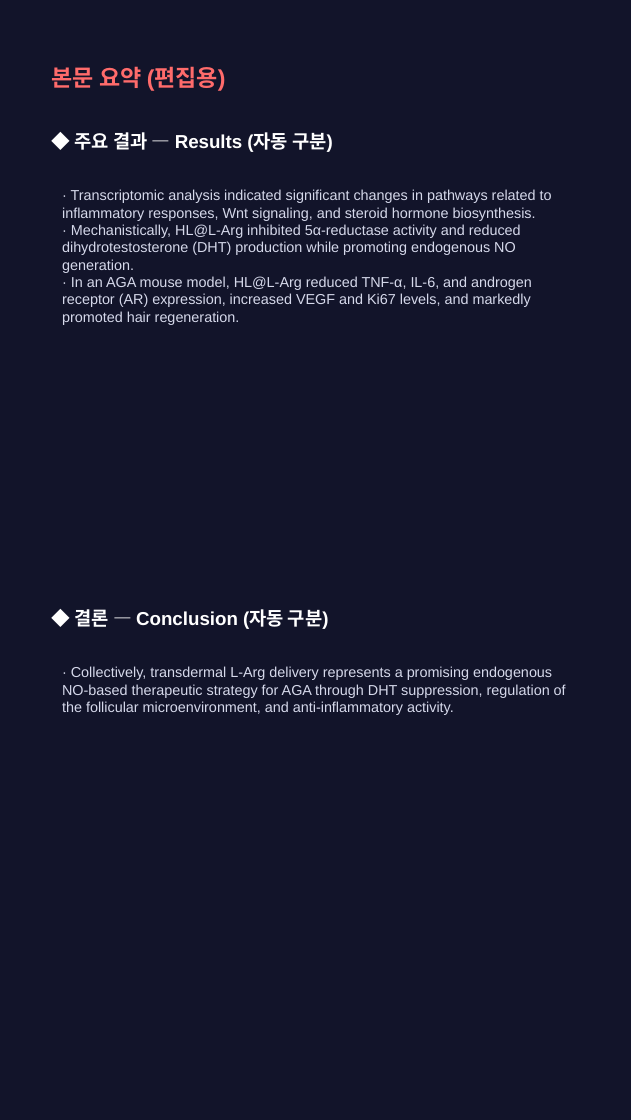
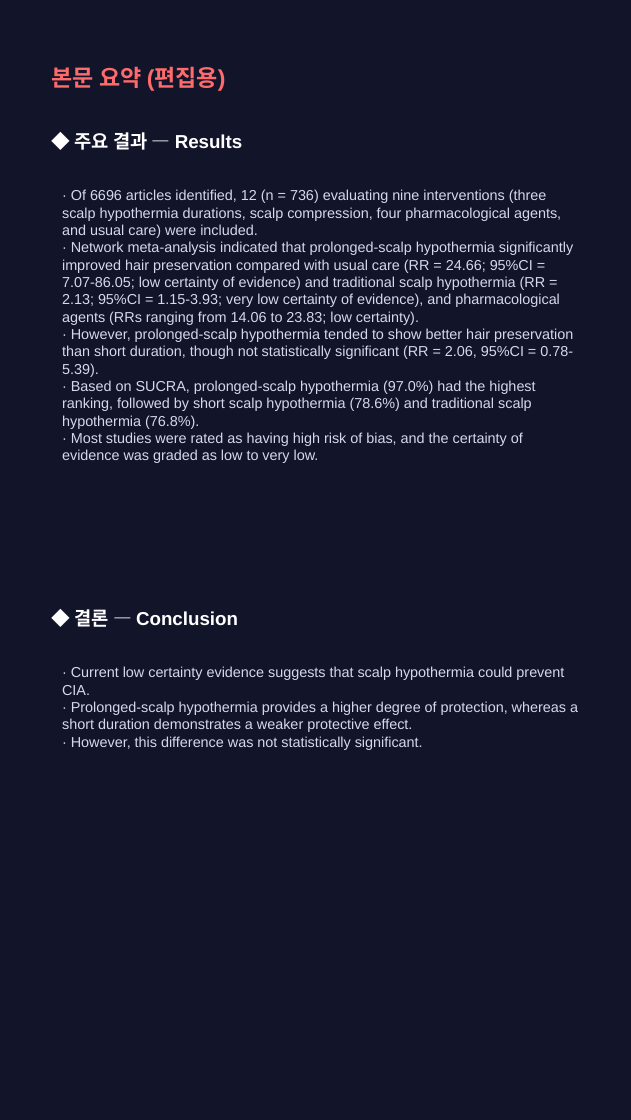
Before and after one commit to hyokang2010-BJ-ANTH/product-builder-test, a slide deck: slide 8 of pwa/data/latest/slides.pptx. Drawn at 631x1120 pixels with LibreOffice and Linux fonts; fonts in the diff are those of the drawing. Boxes give left, top, right and bottom in pixels: in the first picture for what was removed or moved away, otherwise in the second. Text is boxed around its words. In the diff, an @@ line names an element or a change of style, - is before the commit and + after.

```diff
--- a/pwa/data/latest/slides.pptx
+++ b/pwa/data/latest/slides.pptx
@@ text at bbox=[75, 132, 243, 150]: text changed @@
-◆ 주요 결과 — Results (자동 구분)
+◆ 주요 결과 — Results
@@ text at bbox=[62, 189, 573, 463]: text changed @@
-· Transcriptomic analysis indicated significant changes in pathways related to inflammatory responses, Wnt signaling, and steroid hormone biosynthesis.
-· Mechanistically, HL@L-Arg inhibited 5α-reductase activity and reduced dihydrotestosterone (DHT) production while promoting endogenous NO generation.
-· In an AGA mouse model, HL@L-Arg reduced TNF-α, IL-6, and androgen receptor (AR) expression, increased VEGF and Ki67 levels, and markedly promoted hair regeneration.
+· Of 6696 articles identified, 12 (n = 736) evaluating nine interventions (three scalp hypothermia durations, scalp compression, four pharmacological agents, and usual care) were included.
+· Network meta-analysis indicated that prolonged-scalp hypothermia significantly improved hair preservation compared with usual care (RR = 24.66; 95%CI = 7.07-86.05; low certainty of evidence) and traditional scalp hypothermia (RR = 2.13; 95%CI = 1.15-3.93; very low certainty of evidence), and pharmacological agents (RRs ranging from 14.06 to 23.83; low certainty).
+· However, prolonged-scalp hypothermia tended to show better hair preservation than short duration, though not statistically significant (RR = 2.06, 95%CI = 0.78-5.39).
+· Based on SUCRA, prolonged-scalp hypothermia (97.0%) had the highest ranking, followed by short scalp hypothermia (78.6%) and traditional scalp hypothermia (76.8%).
+· Most studies were rated as having high risk of bias, and the certainty of evidence was graded as low to very low.
@@ text at bbox=[75, 609, 238, 627]: text changed @@
-◆ 결론 — Conclusion (자동 구분)
+◆ 결론 — Conclusion
@@ text at bbox=[62, 666, 578, 750]: text changed @@
-· Collectively, transdermal L-Arg delivery represents a promising endogenous NO-based therapeutic strategy for AGA through DHT suppression, regulation of the follicular microenvironment, and anti-inflammatory activity.
+· Current low certainty evidence suggests that scalp hypothermia could prevent CIA.
+· Prolonged-scalp hypothermia provides a higher degree of protection, whereas a short duration demonstrates a weaker protective effect.
+· However, this difference was not statistically significant.
```
Also in this commit, not shown: 3 other slides changed, 3 slides added, 3 slides removed, 26 other files.
